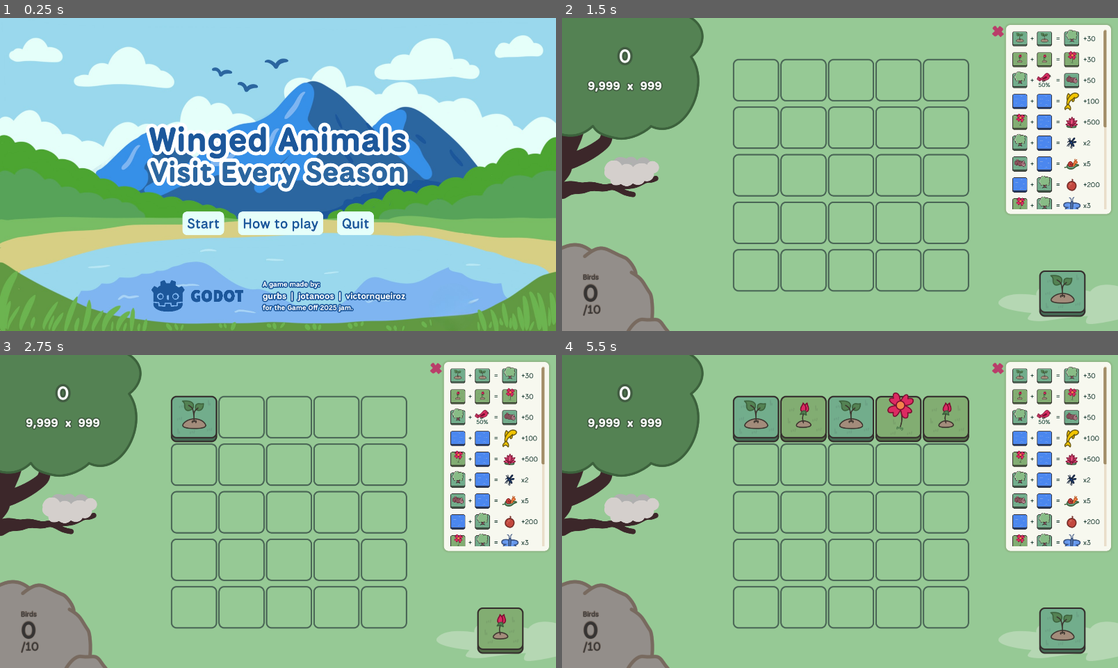
Above: before the commit, frames 1-4 (two rows, left to right).
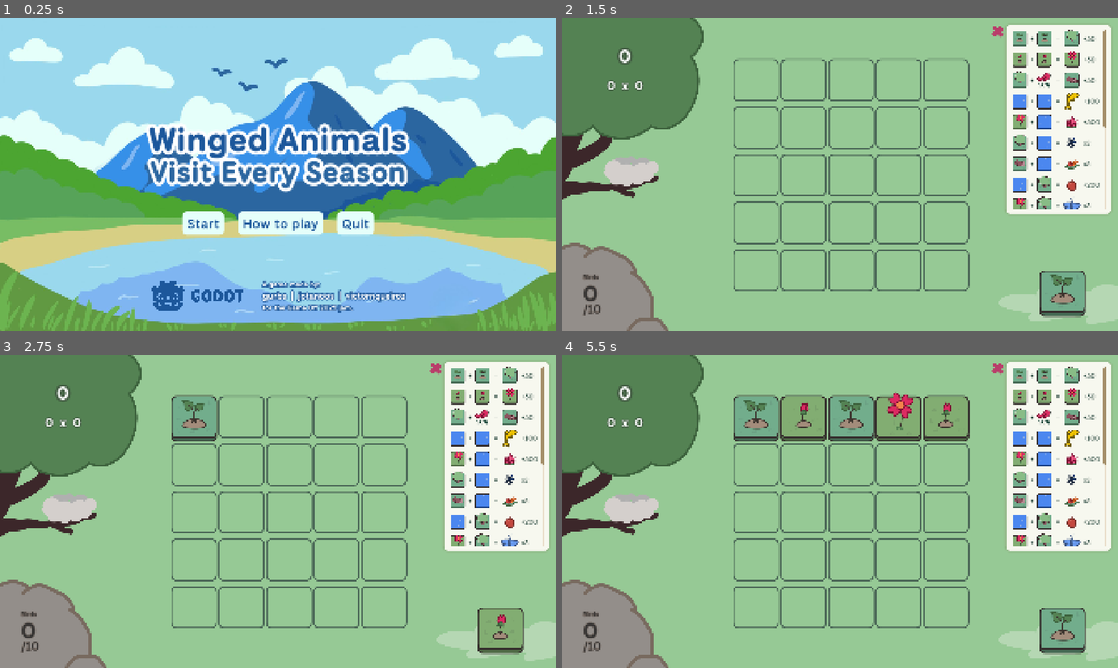
Above: after the commit, the same moments.

Repository: jptannus/waves-game
Game: Godot game, scene res://SCREENS/MainMenu/main_menu.tscn
Two runs of this game, one before a commit and one after it. Both use one fixed random seed, a clock stepped at 60 frames per second and the inputs below. The engine's default icon, where the game draws it, is replaced by a stand-in: a white triangle on a blue panel in a dark square.
Inputs (mouse positions are in pixels of both pictures, inside the frame that each line leads up to):
- Up to frame 1 (0.25 s): no input
- Up to frame 2 (1.5 s): click "Start" at 0.5 s; click "Guide" at 1.25 s
- Up to frame 3 (2.75 s): tap Enter at 2 s; drag from (194, 417) to (333, 442) at 2.02 s
- Up to frame 4 (5.5 s): tap Space at 2.75, 5 s; drag from (801, 417) to (812, 574) at 2.77 s; tap Enter at 3.5 s; move the mouse to (851, 417) at 3.52 s; tap I at 3.6 s; click (851, 417) at 3.67 s; drag from (901, 417) to (673, 464) at 4.27 s; drag from (945, 417) to (867, 511) at 5.02 s

The runs differ from the first frame. In frame 1, 5.7% of the frame differs, in the area x 0-100%, y 5-100%; in frame 2, 5.8%; in frame 3, 5.9%; in frame 4, 6.4%, in the area x 0-100%, y 0-100%.

Commit message:
Last minute changes

Diff:
--- a/game/COMPONENTS/GameUI/game_ui.tscn
+++ b/game/COMPONENTS/GameUI/game_ui.tscn
@@ -113,7 +113,7 @@
 [node name="ComboPointsValue" type="Label" parent="ScoreUI/MarginContainer/VBoxContainer/ComboContainer"]
 unique_name_in_owner = true
 layout_mode = 2
-text = "9,999"
+text = "0"
 label_settings = SubResource("LabelSettings_jp0bk")
 
 [node name="x" type="Label" parent="ScoreUI/MarginContainer/VBoxContainer/ComboContainer"]
@@ -125,7 +125,7 @@
 [node name="ComboMultiplierValue" type="Label" parent="ScoreUI/MarginContainer/VBoxContainer/ComboContainer"]
 unique_name_in_owner = true
 layout_mode = 2
-text = "999"
+text = "0"
 label_settings = SubResource("LabelSettings_jp0bk")
 
 [node name="Bird" type="TextureRect" parent="ScoreUI"]
--- a/game/project.godot
+++ b/game/project.godot
@@ -31,7 +31,7 @@
 
 window/size/viewport_width=1920
 window/size/viewport_height=1080
-window/stretch/mode="viewport"
+window/stretch/mode="canvas_items"
 
 [editor_plugins]
 
Not shown, changed: game/export_presets.cfg
